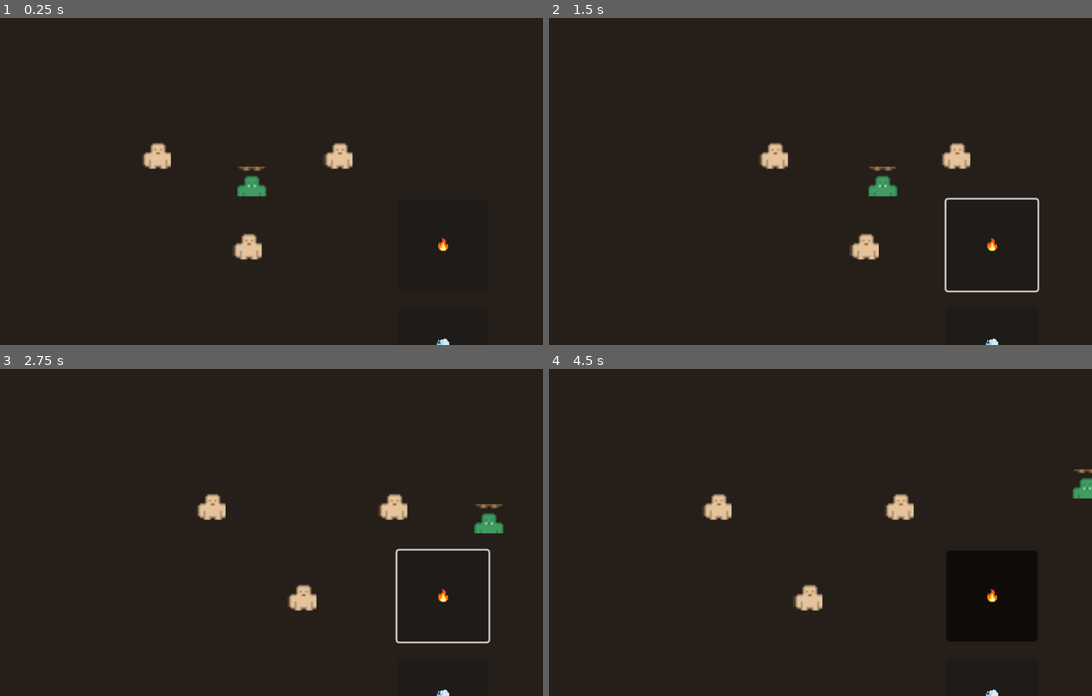
Above: before the commit, frames 1-4 (two rows, left to right).
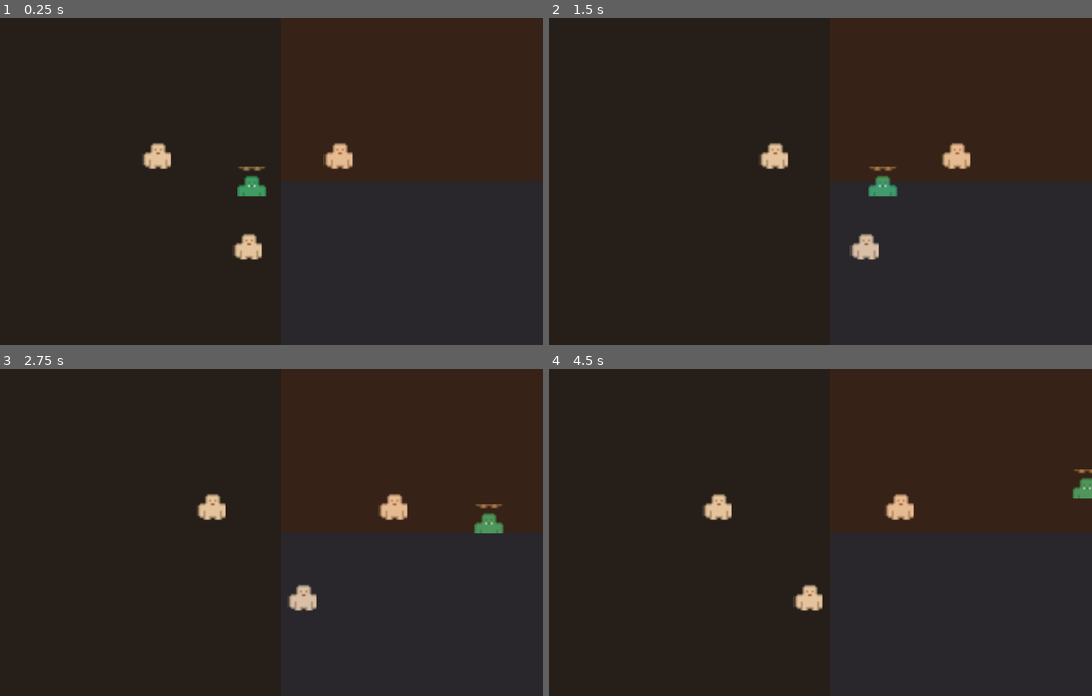
Above: after the commit, the same moments.

Repository: dcsepke-byte/slime-survivor
Game: Godot game, scene res://scenes/main.tscn
Same seed, same stepped clock (60 frames per second), same inputs: the game is played once before the commit and once after it.
Inputs (mouse positions are in pixels of both pictures, inside the frame that each line leads up to):
- Up to frame 1 (0.25 s): no input
- Up to frame 2 (1.5 s): click (994, 243) at 0.5 s, where only the run before the commit has a clickable "🔥"; move the mouse to (929, 165) at 1.27 s; hold Right (ui_right) from 1.28 s (still down); hold Shift from 1.28 s (still down); click (929, 165) at 1.42 s
- Up to frame 3 (2.75 s): tap Space at 1.52 s; release Right (ui_right) at 2 s; release Shift at 2 s; drag from (135, 548) to (515, 463) at 2.02 s
- Up to frame 4 (4.5 s): move the mouse to (858, 460) at 2.77 s; hold Right (ui_right) 2.78-3.5 s; hold Shift 2.78-3.5 s; click (858, 460) at 2.92 s; drag from (771, 597) to (625, 483) at 3.52 s; move the mouse to (977, 581) at 4.27 s; hold Left (ui_left) from 4.28 s (still down); hold Shift from 4.28 s (still down); click (977, 581) at 4.42 s

The runs differ from the first frame. In frame 1, less than 0.1% of the frame differs, in the area x 80-83%, y 67-100%; in frame 2, 0.5%; in frame 3, 0.5%; in frame 4, 4.7%, in the area x 73-90%, y 55-100%.

Commit message:
fix: Screen-Zonen — Joystick links, Aktionen rechts (keine kleinen Buttons)

Diff:
--- a/scenes/mobile_ui.tscn
+++ b/scenes/mobile_ui.tscn
@@ -7,30 +7,20 @@
 script = ExtResource("1")
 
 [node name="JoystickBG" type="ColorRect" parent="."]
-color = Color(1, 1, 1, 0.2)
+color = Color(1, 1, 1, 0.15)
 size = Vector2(160, 160)
 mouse_filter = 2
 
 [node name="Knob" type="ColorRect" parent="JoystickBG"]
-color = Color(1, 1, 1, 0.5)
+color = Color(1, 1, 1, 0.4)
 size = Vector2(60, 60)
 position = Vector2(50, 50)
 mouse_filter = 2
 
-[node name="FireButton" type="Button" parent="."]
-text = "🔥"
-anchor_left = 1.0
-anchor_right = 1.0
-offset_left = -160.0
-offset_right = -60.0
-offset_top = 200.0
-offset_bottom = 300.0
+[node name="ZoneFire" type="ColorRect" parent="."]
+color = Color(1, 0.3, 0, 0.08)
+mouse_filter = 2
 
-[node name="DashButton" type="Button" parent="."]
-text = "💨"
-anchor_left = 1.0
-anchor_right = 1.0
-offset_left = -160.0
-offset_right = -60.0
-offset_top = 320.0
-offset_bottom = 400.0
+[node name="ZoneDash" type="ColorRect" parent="."]
+color = Color(0.3, 0.5, 1, 0.08)
+mouse_filter = 2
--- a/scripts/mobile_ui.gd
+++ b/scripts/mobile_ui.gd
@@ -1,16 +1,16 @@
 extends CanvasLayer
-## Mobile Touch Controls — Joystick + Buttons
+## Mobile Screen-Zonen-Steuerung
+## Linke Hälfte = Joystick-Zone | Rechte Hälfte = Aktionen-Zone
 
 var joystick_active := false
 var joystick_center := Vector2.ZERO
-var joystick_pos := Vector2.ZERO
 var joystick_radius := 80.0
 var movement_vector := Vector2.ZERO
 
 @onready var joystick_bg: ColorRect = $JoystickBG
 @onready var joystick_knob: ColorRect = $JoystickBG/Knob
-@onready var btn_fire: Button = $FireButton
-@onready var btn_dash: Button = $DashButton
+@onready var zone_fire: ColorRect = $ZoneFire
+@onready var zone_dash: ColorRect = $ZoneDash
 
 signal fire_pressed
 signal dash_pressed
@@ -18,27 +18,44 @@
 
 func _ready() -> void:
 	joystick_bg.visible = false
-	btn_fire.pressed.connect(func(): fire_pressed.emit())
-	btn_dash.pressed.connect(func(): dash_pressed.emit())
+	_resize_zones()
+
+
+func _resize_zones() -> void:
+	var vs: Vector2 = get_viewport().get_visible_rect().size
+	zone_fire.size = Vector2(vs.x * 0.45, vs.y * 0.5)
+	zone_fire.position = Vector2(vs.x * 0.55, 0)
+	zone_dash.size = Vector2(vs.x * 0.45, vs.y * 0.5)
+	zone_dash.position = Vector2(vs.x * 0.55, vs.y * 0.5)
 
 
 func _input(event: InputEvent) -> void:
+	var vs: Vector2 = get_viewport().get_visible_rect().size
+	var mid_x := vs.x * 0.5
+
 	if event is InputEventScreenTouch:
 		if event.pressed:
-			# Linke Bildhälfte = Joystick
-			if event.position.x < get_viewport().size.x * 0.5:
+			if event.position.x < mid_x:
+				# LINKE Zone = Joystick
 				joystick_active = true
 				joystick_center = event.position
-				joystick_pos = event.position
 				joystick_bg.position = joystick_center - Vector2(joystick_radius, joystick_radius)
 				joystick_bg.visible = true
 				_update_joystick(event.position)
+			else:
+				# RECHTE Zone = Aktionen
+				if event.position.y < vs.y * 0.5:
+					fire_pressed.emit()
+				else:
+					dash_pressed.emit()
 		else:
+			# Loslassen
 			if joystick_active:
 				joystick_active = false
 				joystick_bg.visible = false
 				movement_vector = Vector2.ZERO
 				joystick_knob.position = Vector2(joystick_radius, joystick_radius)
+
 	elif event is InputEventScreenDrag and joystick_active:
 		_update_joystick(event.position)
 
Not shown, removed: build/web/index.apple-touch-icon.png.import
Not shown, removed: build/web/index.icon.png.import
Not shown, removed: build/web/index.png.import
Not shown, changed: build/web/index.html
Not shown, changed: build/web/index.pck
